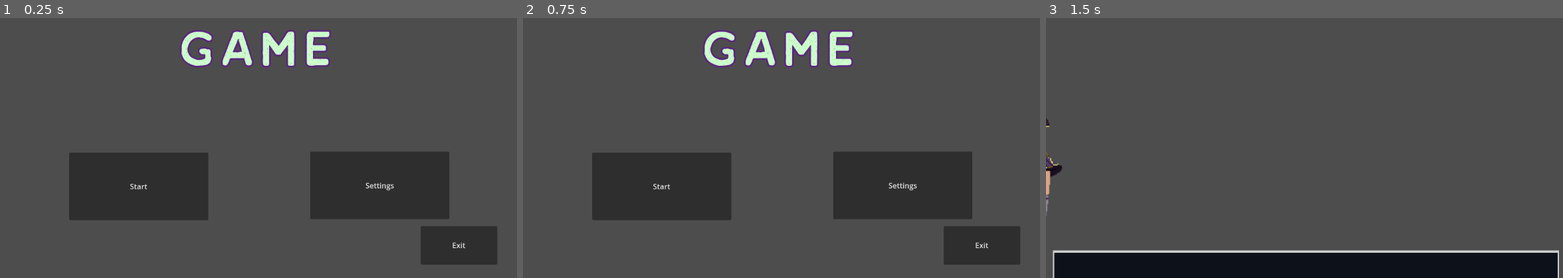
Above: before the commit, frames 1-3 (left to right).
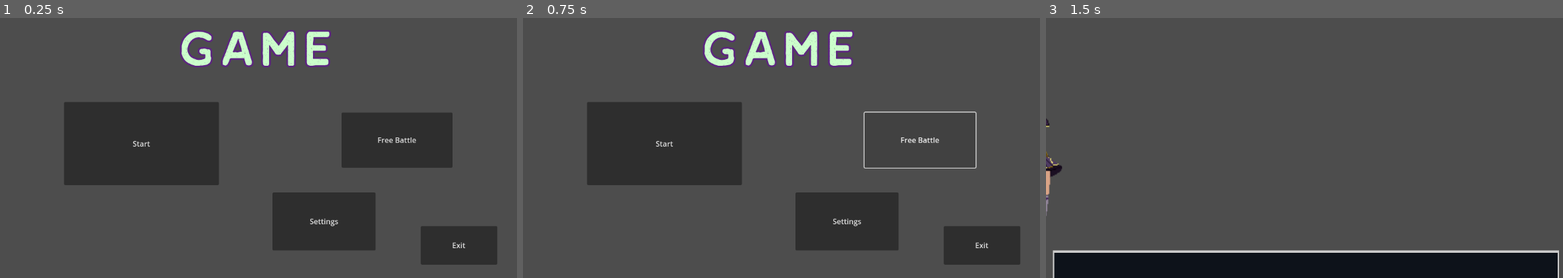
Above: after the commit, the same moments.

Repository: Odeguy/roguelike
Game: Godot game, scene res://game.tscn
Two runs of this game, one before a commit and one after it. Both use one fixed random seed, a clock stepped at 60 frames per second and the inputs below.
Inputs (mouse positions are in pixels of both pictures, inside the frame that each line leads up to):
- Up to frame 1 (0.25 s): no input
- Up to frame 2 (0.75 s): click (921, 140) at 0.5 s, where only the run after the commit has a clickable "Free Battle"
- Up to frame 3 (1.5 s): click "Start" at 1.25 s

The runs differ from the first frame. In frame 1, 20% of the frame differs, in the area x 12-88%, y 32-90%; in frame 2, 17%; in frame 3, nothing differs.

Commit message:
Added battle scene and free battle button

Diff:
--- /dev/null
+++ b/battle.tscn
@@ -0,0 +1,8 @@
+[gd_scene load_steps=3 format=3 uid="uid://cscl6xavvesyw"]
+
+[ext_resource type="Script" path="res://battleScript.gd" id="1_fe4w4"]
+[ext_resource type="PackedScene" uid="uid://d32b2ruvk8jww" path="res://card.tscn" id="2_w1w4b"]
+
+[node name="Battle" type="Node2D"]
+script = ExtResource("1_fe4w4")
+card_scene = ExtResource("2_w1w4b")
--- /dev/null
+++ b/battleScript.gd
@@ -0,0 +1,12 @@
+extends Node2D
+@export var card_scene: PackedScene
+
+
+# Called when the node enters the scene tree for the first time.
+func _ready():
+	pass # Replace with function body.
+
+
+# Called every frame. 'delta' is the elapsed time since the previous frame.
+func _process(delta):
+	pass
--- a/game.tscn
+++ b/game.tscn
@@ -1,10 +1,12 @@
-[gd_scene load_steps=4 format=3 uid="uid://co0als4pkvkqg"]
+[gd_scene load_steps=5 format=3 uid="uid://co0als4pkvkqg"]
 
 [ext_resource type="Script" path="res://gameScript.gd" id="1_r00g7"]
 [ext_resource type="PackedScene" uid="uid://bvndyvgsp75ni" path="res://convo.tscn" id="2_7cllv"]
 [ext_resource type="PackedScene" uid="uid://c001w7rqeuwa" path="res://main_menu.tscn" id="3_qd4wm"]
+[ext_resource type="PackedScene" uid="uid://cscl6xavvesyw" path="res://battle.tscn" id="4_xbrvb"]
 
 [node name="Game" type="Node2D"]
 script = ExtResource("1_r00g7")
 text_scene = ExtResource("2_7cllv")
 main_scene = ExtResource("3_qd4wm")
+battle_scene = ExtResource("4_xbrvb")
--- a/gameScript.gd
+++ b/gameScript.gd
@@ -1,6 +1,7 @@
 extends Node2D
 @export var text_scene: PackedScene
 @export var main_scene: PackedScene
+@export var battle_scene: PackedScene
 
 var save_state = 1
 var start_menu
@@ -10,6 +11,7 @@
 	start_menu.get_node("start_button").pressed.connect(_on_start_button_pressed)
 	start_menu.get_node("settings_button").pressed.connect(_on_settings_button_pressed)
 	start_menu.get_node("exit_button").pressed.connect(_on_exit_button_pressed)
+	start_menu.get_node("free_battle_button").pressed.connect(_on_free_battle_button_pressed)
 	add_child(start_menu)
 
 # Called every frame. 'delta' is the elapsed time since the previous frame.
@@ -36,6 +38,9 @@
 func _on_settings_button_pressed():
 	pass
 
+func _on_free_battle_button_pressed():
+	pass
+
 func _on_exit_button_pressed():
 	get_tree().quit()
 
--- a/main_menu.tscn
+++ b/main_menu.tscn
@@ -16,18 +16,18 @@
 
 [node name="start_button" type="Button" parent="."]
 layout_mode = 0
-offset_left = 150.0
-offset_top = 375.0
-offset_right = 452.0
-offset_bottom = 522.0
+offset_left = 139.0
+offset_top = 265.0
+offset_right = 475.0
+offset_bottom = 446.0
 text = "Start"
 
 [node name="settings_button" type="Button" parent="."]
 layout_mode = 0
-offset_left = 673.0
-offset_top = 373.0
-offset_right = 975.0
-offset_bottom = 520.0
+offset_left = 591.0
+offset_top = 462.0
+offset_right = 815.0
+offset_bottom = 588.0
 text = "Settings"
 
 [node name="exit_button" type="Button" parent="."]
@@ -37,6 +37,14 @@
 offset_right = 1079.0
 offset_bottom = 619.0
 text = "Exit"
+
+[node name="free_battle_button" type="Button" parent="."]
+layout_mode = 0
+offset_left = 741.0
+offset_top = 288.0
+offset_right = 982.0
+offset_bottom = 408.0
+text = "Free Battle"
 
 [node name="Title" type="RichTextLabel" parent="."]
 layout_mode = 0
Not shown, changed: plot.txt
